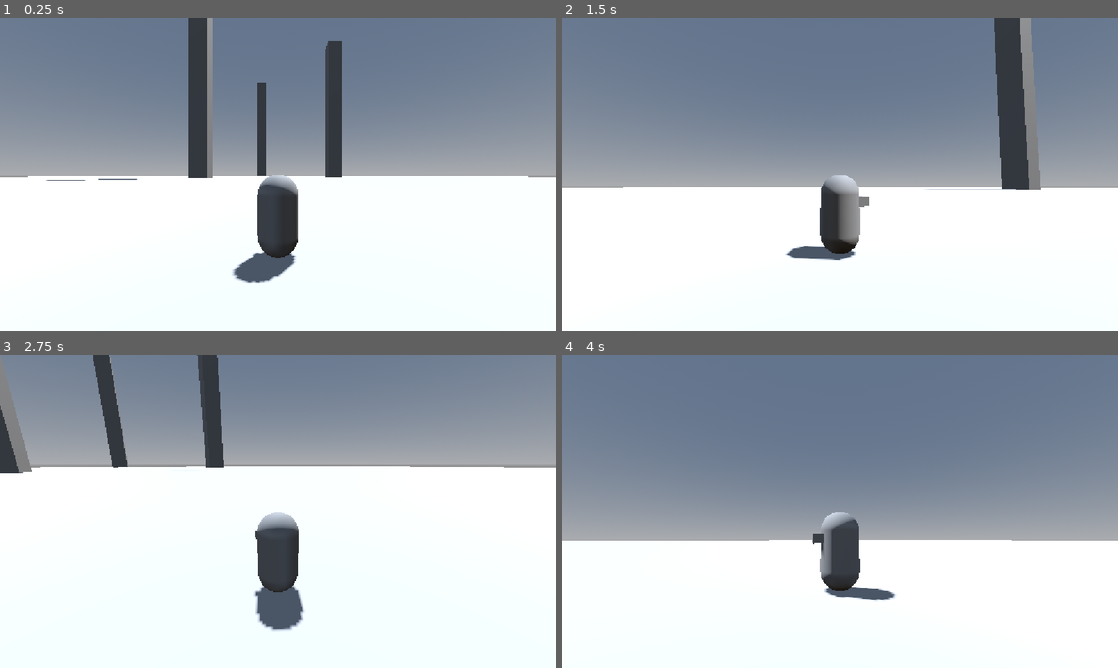
Above: before the commit, frames 1-4 (two rows, left to right).
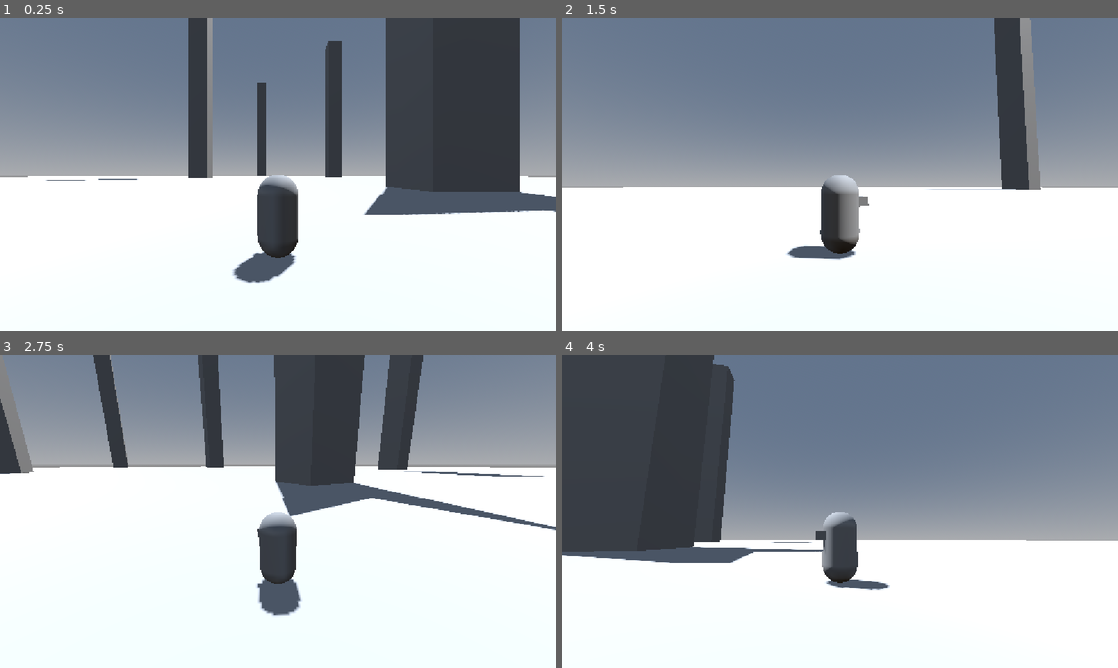
Above: after the commit, the same moments.

Repository: aLittleTooQuiet/godot-third-person-controller
Game: Godot game, scene res://main.tscn
Same seed, same stepped clock (60 frames per second), same inputs: the game is played once before the commit and once after it.
Inputs (mouse positions are in pixels of both pictures, inside the frame that each line leads up to):
- Up to frame 1 (0.25 s): no input
- Up to frame 2 (1.5 s): tap Enter (ui_accept) at 0.5, 0.77, 1.25 s; move the mouse to (867, 174) at 0.52 s; hold Up (ui_up) from 0.53 s (still down); move the mouse to (812, 174) at 1.27 s
- Up to frame 3 (2.75 s): keep holding Up (ui_up); tap Enter (ui_accept) at 1.52, 2 s; move the mouse to (289, 505) at 2.02 s
- Up to frame 4 (4 s): keep holding Up (ui_up); tap Enter (ui_accept) at 2.75, 3.02, 3.5, 3.77 s; move the mouse to (834, 517) at 2.77 s; move the mouse to (878, 514) at 3.52 s

The runs differ from the first frame. In frame 1, 16% of the frame differs, in the area x 65-100%, y 0-63%; in frame 2, 0.2%; in frame 3, 12%; in frame 4, 21%, in the area x 0-84%, y 0-79%.

Commit message:
Extend camera distance when looking down

Diff:
--- a/main.tscn
+++ b/main.tscn
@@ -61,3 +61,11 @@
 [node name="MeshInstance3D3" type="MeshInstance3D" parent="Node" unique_id=1205341218]
 transform = Transform3D(1, 0, 0, 0, 1, 0, 0, 0, 1, -43.898514, 50, -111.3351)
 mesh = SubResource("BoxMesh_uq3xw")
+
+[node name="MeshInstance3D4" type="MeshInstance3D" parent="Node" unique_id=1999350458]
+transform = Transform3D(1, 0, 0, 0, 1, 0, 0, 0, 1, 106.192535, 50, -54.236305)
+mesh = SubResource("BoxMesh_uq3xw")
+
+[node name="MeshInstance3D5" type="MeshInstance3D" parent="Node" unique_id=2080355800]
+transform = Transform3D(1, 0, 0, 0, 1, 0, 0, 0, 1, 22.77031, 50, -23.447021)
+mesh = SubResource("BoxMesh_uq3xw")
--- a/player/player.gd
+++ b/player/player.gd
@@ -6,10 +6,13 @@
 @export var camera_tilt_max: float = 30.0
 @export var default_fov: float = 75.0
 @export var fov_max: float = 80.0
+@export var spring_arm_default_length: float = 5.0
+@export var spring_arm_max_length: float = 8.0
 
 @onready var pivot_horizontal: Node3D = %PivotHorizontal
 @onready var pivot_vertical: Node3D = %PivotVertical
 @onready var camera: Camera3D = %Camera3D
+@onready var spring_arm: SpringArm3D = $CameraMount/PivotHorizontal/PivotVertical/SpringArm3D
 
 const SPEED = 5.0
 const JUMP_VELOCITY = 4.5
@@ -58,8 +61,15 @@
 		if pivot_vertical.rotation.x > 0:
 			var fov_max_ratio = 1 - (cam_max_angle_rads - pivot_vertical.rotation.x)
 			camera.fov = default_fov + ((fov_max - default_fov) * fov_max_ratio)
-		else:
+		# Increase camera distance as camera looks down
+		elif pivot_vertical.rotation.x < 0:
 			camera.fov = default_fov
+			var fov_min_ratio = 1 - (pivot_vertical.rotation.x - cam_min_angle_rads)
+			print(fov_min_ratio)
+			if fov_min_ratio > 0:
+				spring_arm.spring_length = spring_arm_default_length + ((spring_arm_max_length - spring_arm_default_length) * fov_min_ratio)
+			else:
+				spring_arm.spring_length = spring_arm_default_length
 		pivot_horizontal.rotation.y += -event.relative.x * mouse_h_sensitivity
 
 
